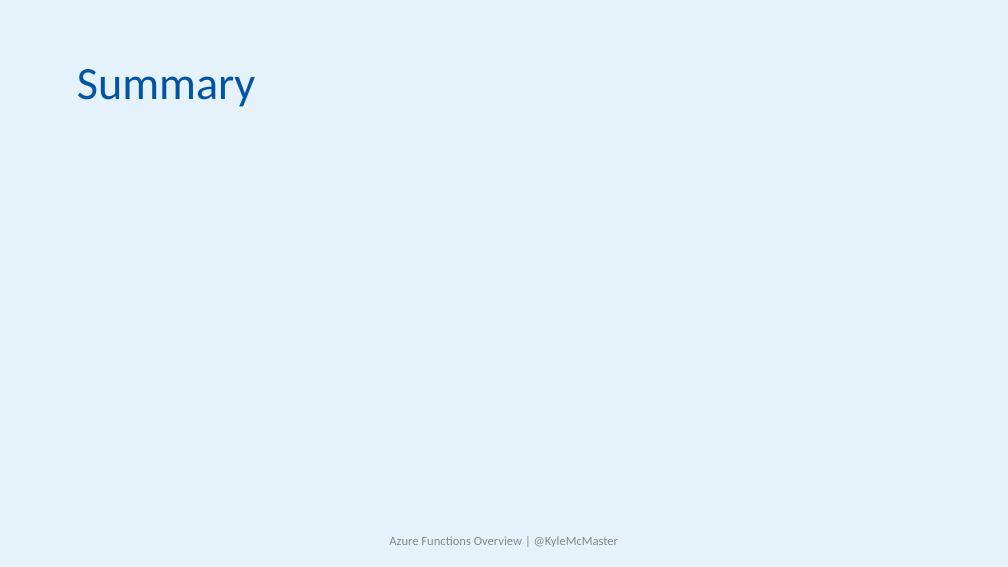
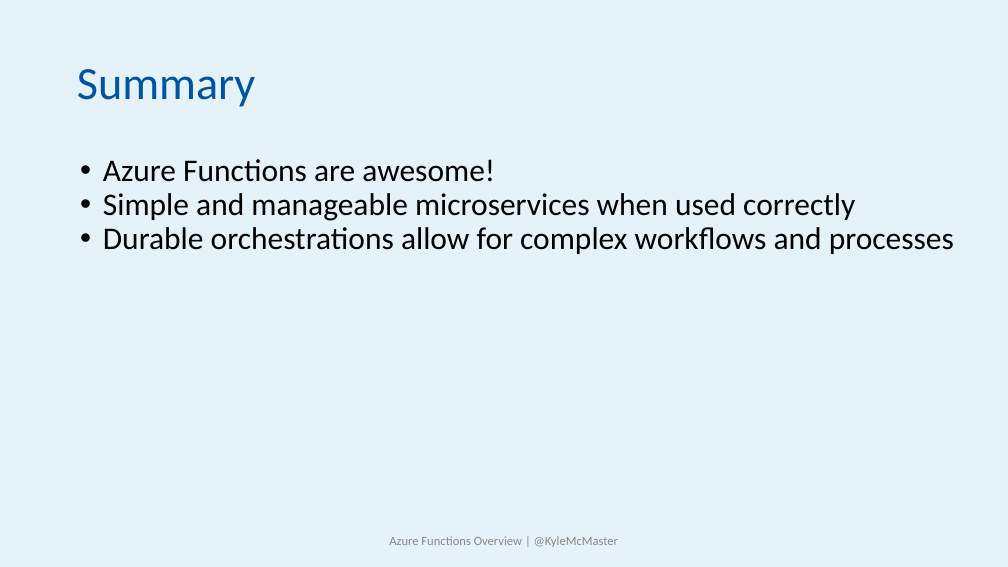
Before and after one commit to KyleMcMaster/AzureFunctionsLunchNLearn, a slide deck: slide 13 of slides/Azure Functions Overview.pptx. Drawn at 1008x567 pixels with LibreOffice and Linux fonts; fonts in the diff are those of the drawing; background and template pictures are left out. Boxes give left, top, right and bottom in pixels: in the first picture for what was removed or moved away, otherwise in the second. Text is boxed around its words. In the diff, an @@ line names an element or a change of style, - is before the commit and + after.

```diff
--- a/slides/Azure Functions Overview.pptx
+++ b/slides/Azure Functions Overview.pptx
@@ text added at [103,159,954,254], 30 pt, text #000000 @@
+• Azure Functions are awesome!
+• Simple and manageable microservices when used correctly
+• Durable orchestrations allow for complex workflows and processes
```
Also in this commit, not shown: 6 other slides changed, 1 other file.
